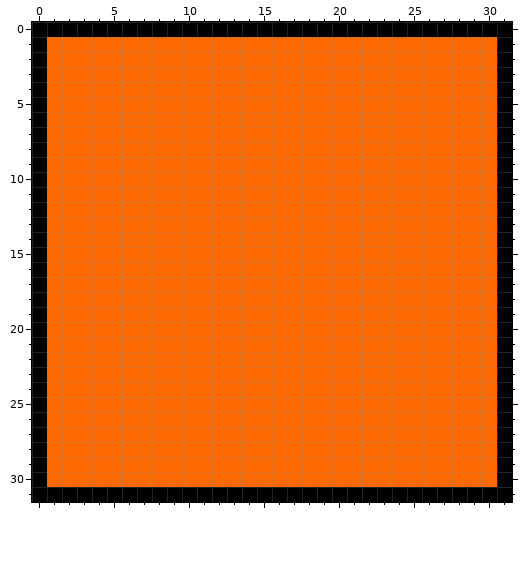
Edited in one commit: pixel-art sprite (res/Block.png). This is how it looked before the edit.
The file is 32x32 pixels. Colours within 5 levels of each other are drawn and written as one.
After:
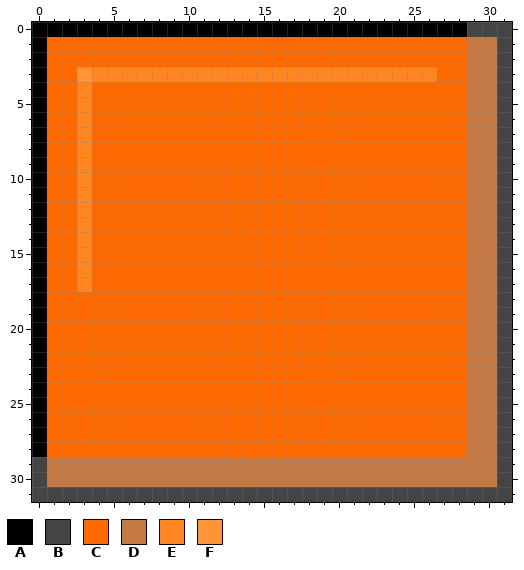
Palette (. is transparent): A #000000  B #444444  C #ff6a00  D #c47944  E #ff8623  F #ff9536
Changes in this commit:
y 0: x 29..31 AAA -> BBB
y 1..2: x 29..31 CCA -> DDB
y 3: x 3..26 CCCCCCCCCCCCCCCCCCCCCCCC -> FEEEEEEEEEEEEEEEEEEEEEEE; x 29..31 CCA -> DDB
y 4..17: x 3 C -> E; x 29..31 CCA -> DDB
y 18..28: x 29..31 CCA -> DDB
y 29..30: x 0..31 ACCCCCCCCCCCCCCCCCCCCCCCCCCCCCCA -> BDDDDDDDDDDDDDDDDDDDDDDDDDDDDDDB
y 31: x 0..31 AAAAAAAAAAAAAAAAAAAAAAAAAAAAAAAA -> BBBBBBBBBBBBBBBBBBBBBBBBBBBBBBBB
Changed places in both pictures, as pixel boxes (x1, y1, x2, y2):
changed: (32, 22, 512, 502)
